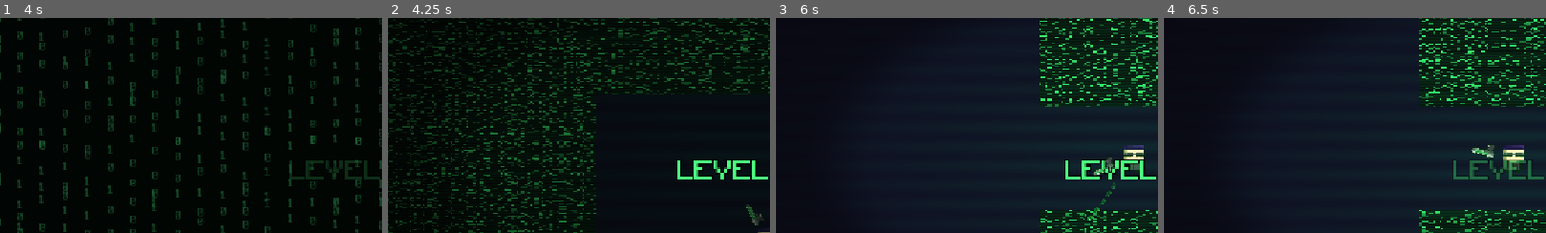
Above: before the commit, frames 1-4 (left to right).
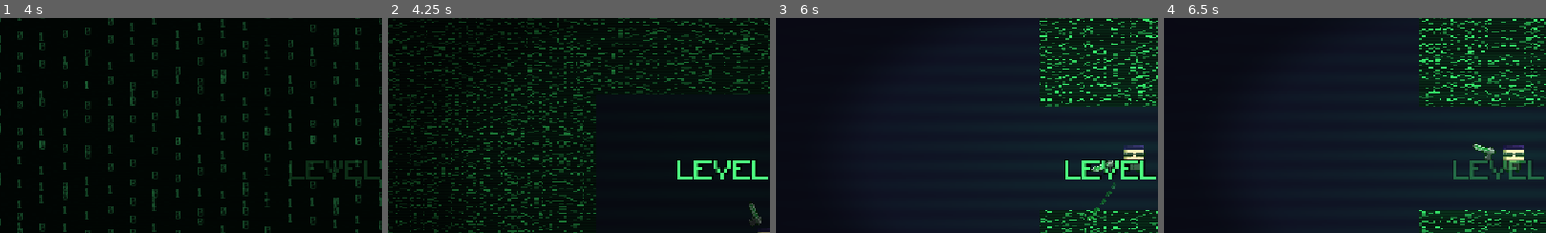
Above: after the commit, the same moments.

Repository: vision-for-change/rules-broken-v2
Game: Godot game, scene res://scenes/ui/IntroSplash.tscn
The game is run twice, just before and just after one commit, with the same random seed, the same clock (stepped at 60 frames per second) and the same inputs.
Inputs (mouse positions are % of the whole screen's width and height, from its top left):
- Up to frame 1 (4 s): tap Enter (ui_accept) at 0.5, 0.77 s; move the mouse to (72, 45) at 0.52 s; hold Right (move_right) 0.53-1.25 s; tap Space (dash) at 0.6 s; click (72, 45) at 0.67 s; click "START FLOOR 5" at 1.25 s; click "START FLOOR 5" at 2 s; click "[ ENTER ] INITIATE BREACH" at 2.75 s; click "[ ENTER ] INITIATE BREACH" at 3.5 s
- Up to frame 2 (4.25 s): no input
- Up to frame 3 (6 s): drag from (30, 55) to (54, 69) at 4.27 s; move the mouse to (60, 28) at 5.02 s; hold Right (move_right) 5.03-5.75 s; tap E (interact) at 5.1 s; drag from (45, 70) to (20, 35) at 5.77 s
- Up to frame 4 (6.5 s): no input
The pictures show only the part of the screen within x 4-54%, y 17-67%; the shares and areas given below are measured in that part.

Frame 1 is identical in both runs. In frame 2, 0.2% of the frame differs, in the area x 93-98%, y 86-97%; in frame 3, 0.2%; in frame 4, 0.3%, in the area x 80-87%, y 57-67%.

Commit message:
gun flip

Diff:
--- a/scenes/player/Player.gd
+++ b/scenes/player/Player.gd
@@ -180,7 +180,13 @@
 	if aim_dir.length_squared() < 0.001:
 		return
 	if is_instance_valid(gun_sprite):
-		gun_sprite.rotation = aim_dir.angle()
+		var angle: float = aim_dir.angle()
+		if abs(angle) > PI / 2:
+			gun_sprite.flip_h = true
+			gun_sprite.rotation = angle - sign(angle) * PI
+		else:
+			gun_sprite.flip_h = false
+			gun_sprite.rotation = angle
 		var gun_distance: float = 30.0
 		gun_sprite.position = aim_dir.normalized() * gun_distance
 	hint_label.rotation = -aim_dir.angle()
